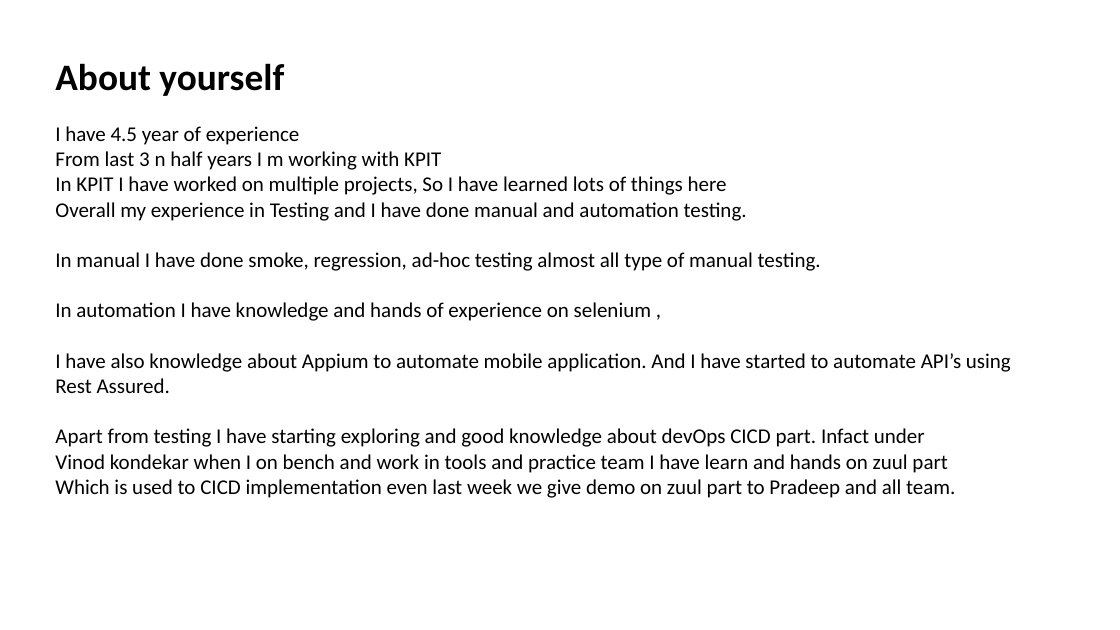
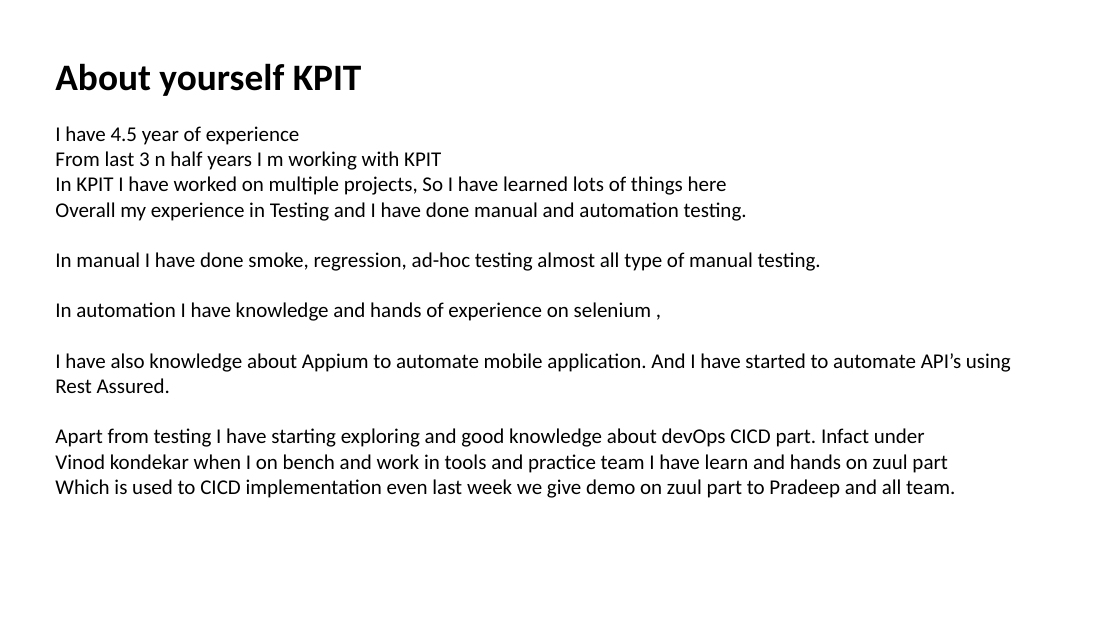
Before and after one commit to rohitb13/images, a slide deck: slide 2 of Combilne_Doc/For_KPIT_IP.pptx (slide 1 before the commit). Drawn at 1120x630 pixels with LibreOffice and Linux fonts; fonts in the diff are those of the drawing. Boxes give left, top, right and bottom in pixels: in the first picture for what was removed or moved away, otherwise in the second. Text is boxed around its words. In the diff, an @@ line names an element or a change of style, - is before the commit and + after.

```diff
--- a/Combilne_Doc/For_KPIT_IP.pptx
+++ b/Combilne_Doc/For_KPIT_IP.pptx
@@ text at (55, 63, 362, 96): text changed @@
-About yourself
+About yourself KPIT
```
Also in this commit, not shown: 3 other slides changed, 15 slides added, 4 other files.
